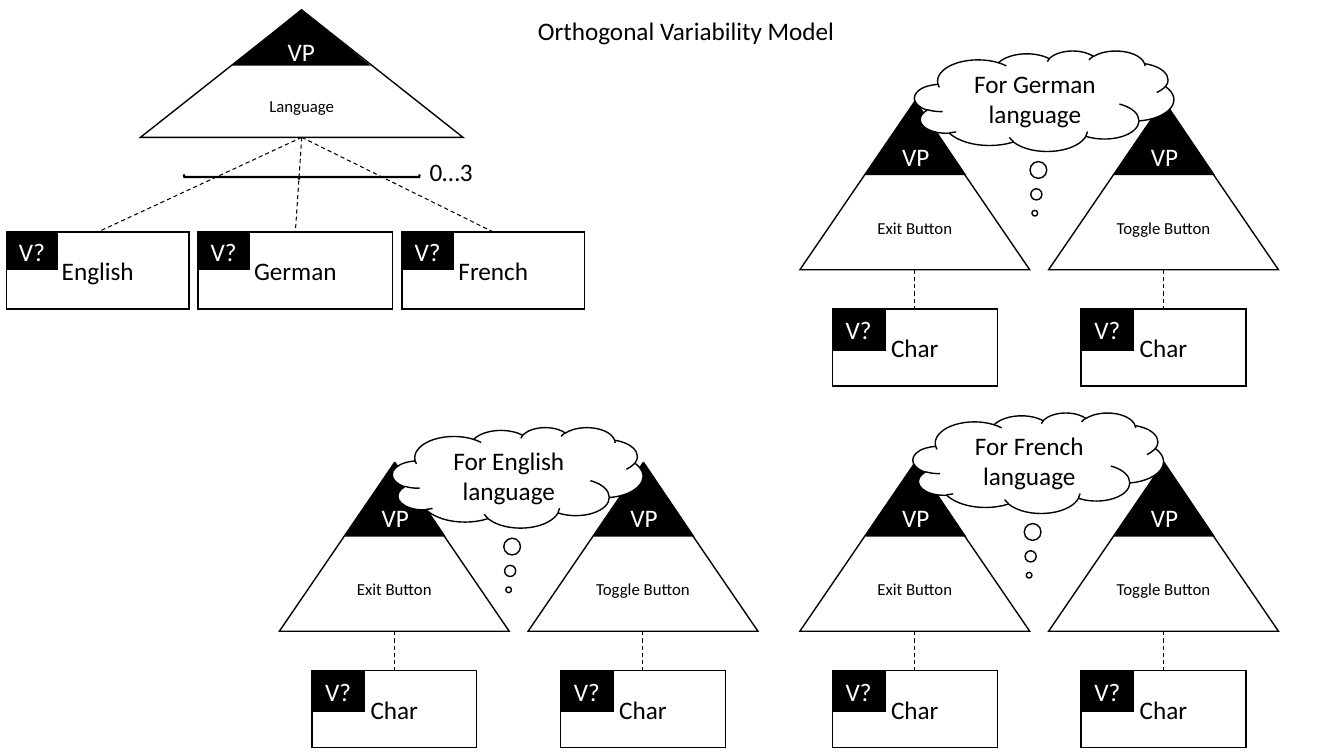
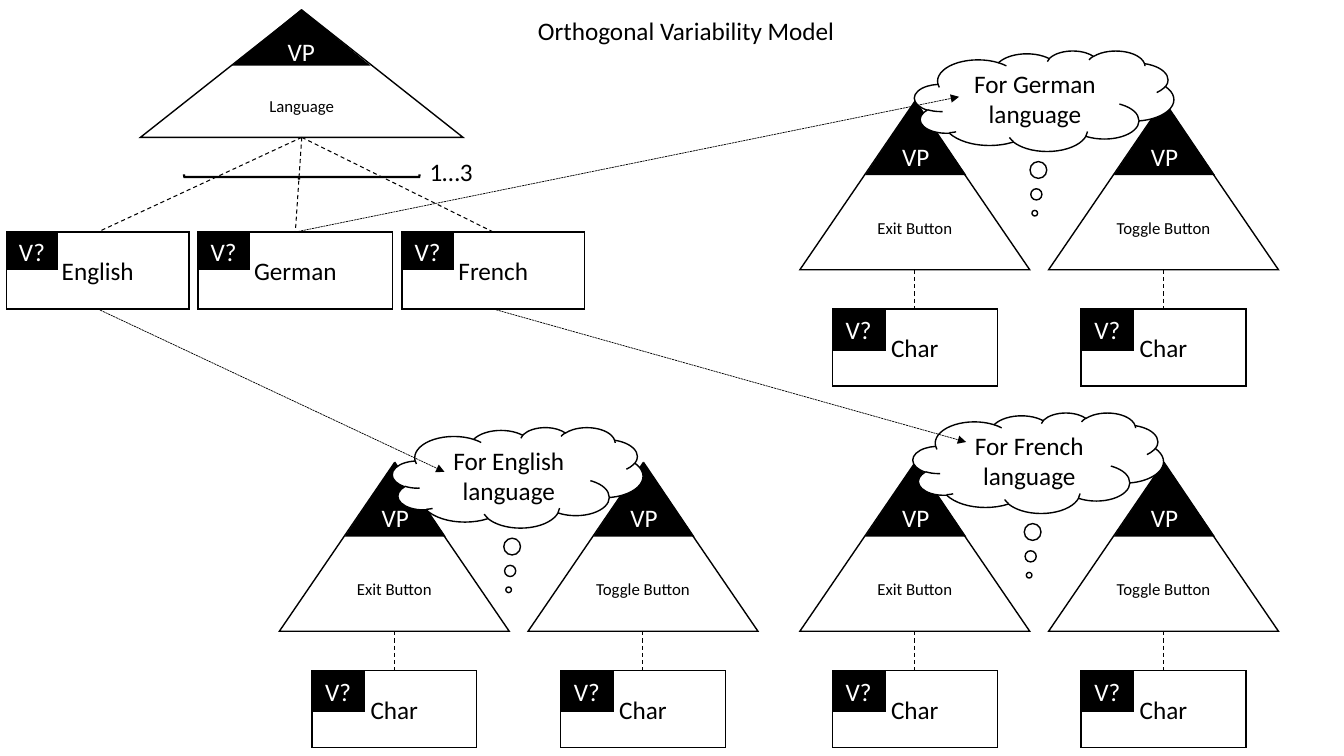
Before and after one commit to freilix/SPLE_Lab_UserManualGenerator, a slide deck: slide 4 of Lab8_ATM_Interface/SWPLE_Lab8_ATM_Interface.pptx. Drawn at 1344x756 pixels with LibreOffice and Linux fonts; fonts in the diff are those of the drawing. Boxes give left, top, right and bottom in pixels: in the first picture for what was removed or moved away, otherwise in the second. Text is boxed around its words. In the diff, an @@ line names an element or a change of style, - is before the commit and + after.

Commit message:
changed ortho var model in pptx

```diff
--- a/Lab8_ATM_Interface/SWPLE_Lab8_ATM_Interface.pptx
+++ b/Lab8_ATM_Interface/SWPLE_Lab8_ATM_Interface.pptx
@@ arrow added from (295, 232) to (959, 97), #000000 0.5 pt dashed @@
@@ text at (430, 164, 473, 181): text changed @@
-0…3
+1…3
@@ arrow added from (98, 310) to (445, 472), #000000 0.5 pt dashed @@
@@ arrow added from (493, 310) to (966, 443), #000000 0.5 pt dashed @@
```
